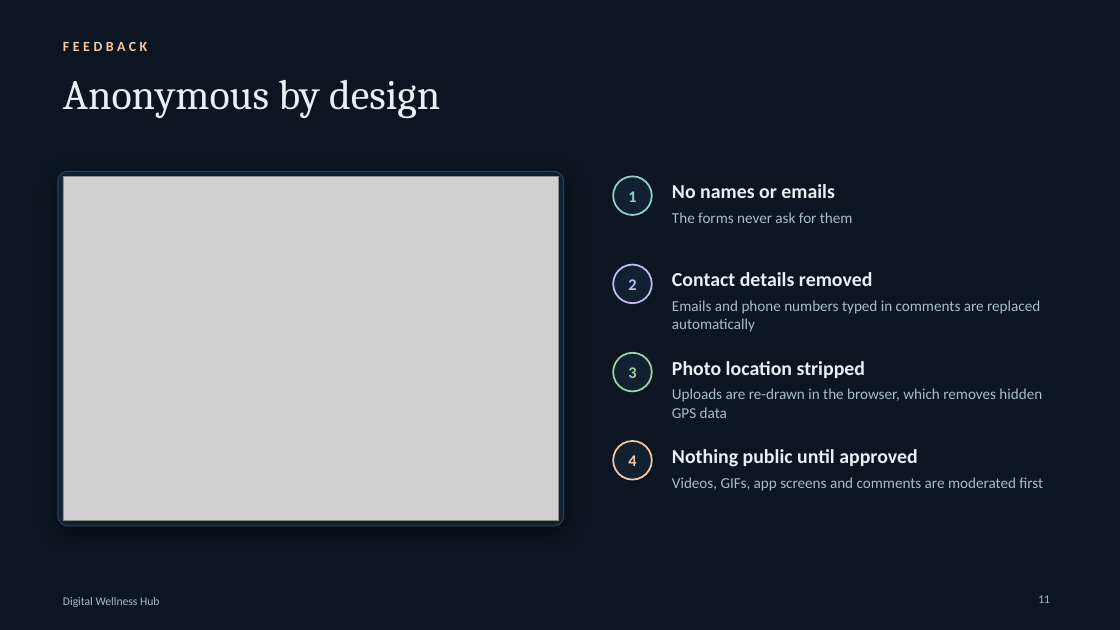
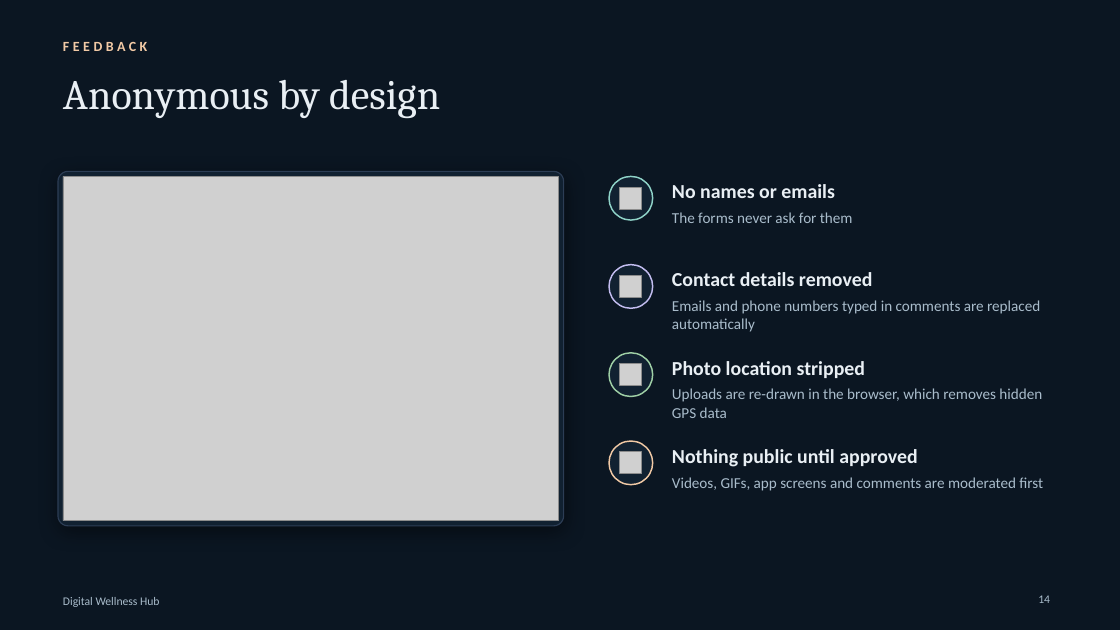
Before and after one commit to Anshumaan1254/Digital-Wellness, a slide deck: slide 14 of public/Digital-Wellness-Hub-presentation.pptx (slide 11 before the commit). Drawn at 1120x630 pixels with LibreOffice and Linux fonts; fonts in the diff are those of the drawing; grey boxes stand for pictures; background and template pictures are left out. Boxes give left, top, right and bottom in pixels: in the first picture for what was removed or moved away, otherwise in the second. Text is boxed around its words. In the diff, an @@ line names an element or a change of style, - is before the commit and + after.

```diff
--- a/public/Digital-Wellness-Hub-presentation.pptx
+++ b/public/Digital-Wellness-Hub-presentation.pptx
@@ ellipse: place and size @@
-ellipse at [613,176,652,215]
+ellipse at [609,176,653,220]
@@ ellipse at [609,176,653,220]: outline #8FD3C8 1.5 pt to #8FD3C8 1.25 pt @@
@@ picture added at [620,187,642,209] @@
@@ text removed at [628,191,636,202] @@
-1
@@ ellipse: place and size @@
-ellipse at [613,265,652,303]
+ellipse at [609,265,653,308]
@@ ellipse at [609,265,653,308]: outline #C3BDF0 1.5 pt to #C3BDF0 1.25 pt @@
@@ picture added at [620,276,642,297] @@
@@ text removed at [628,279,636,290] @@
-2
@@ ellipse: place and size @@
-ellipse at [613,353,652,392]
+ellipse at [609,353,653,397]
@@ ellipse at [609,353,653,397]: outline #9FD0A6 1.5 pt to #9FD0A6 1.25 pt @@
@@ picture added at [620,364,642,386] @@
@@ text removed at [628,367,636,378] @@
-3
@@ ellipse: place and size @@
-ellipse at [613,441,652,480]
+ellipse at [609,441,653,485]
@@ ellipse at [609,441,653,485]: outline #F1C9A5 1.5 pt to #F1C9A5 1.25 pt @@
@@ picture added at [620,452,642,474] @@
@@ text removed at [628,455,636,466] @@
-4
@@ page number at [1038,595,1050,603]: text changed @@
-11
+14
```
Also in this commit, not shown: 12 other slides changed, 3 slides added, 37 other files.
